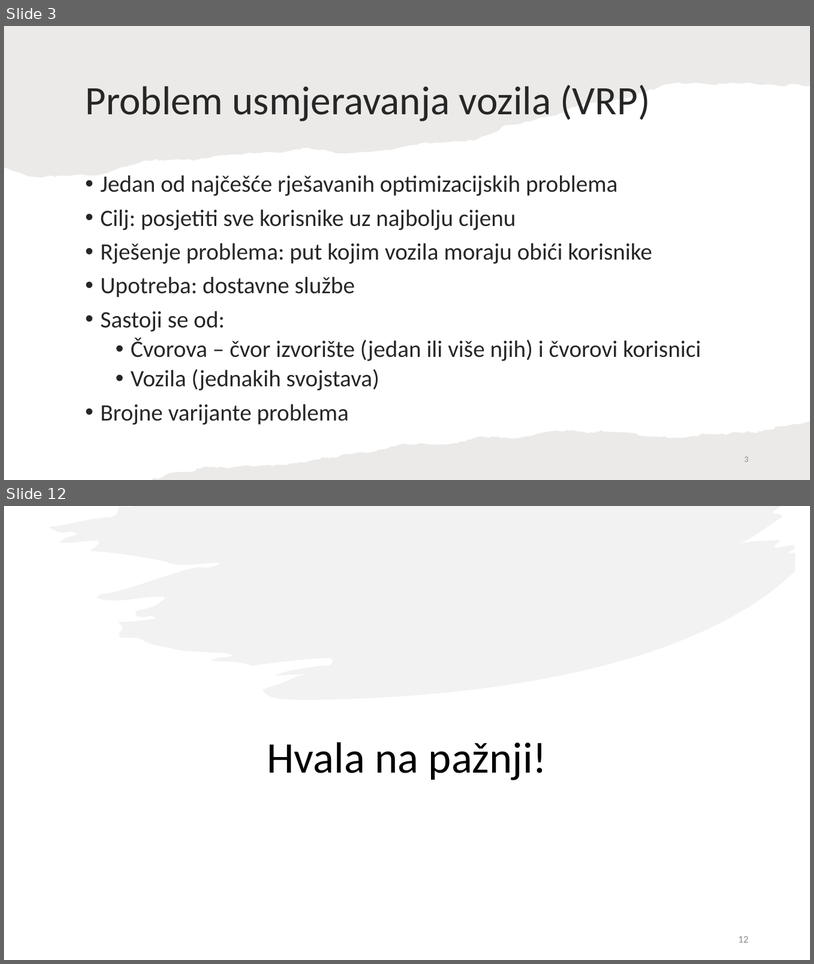
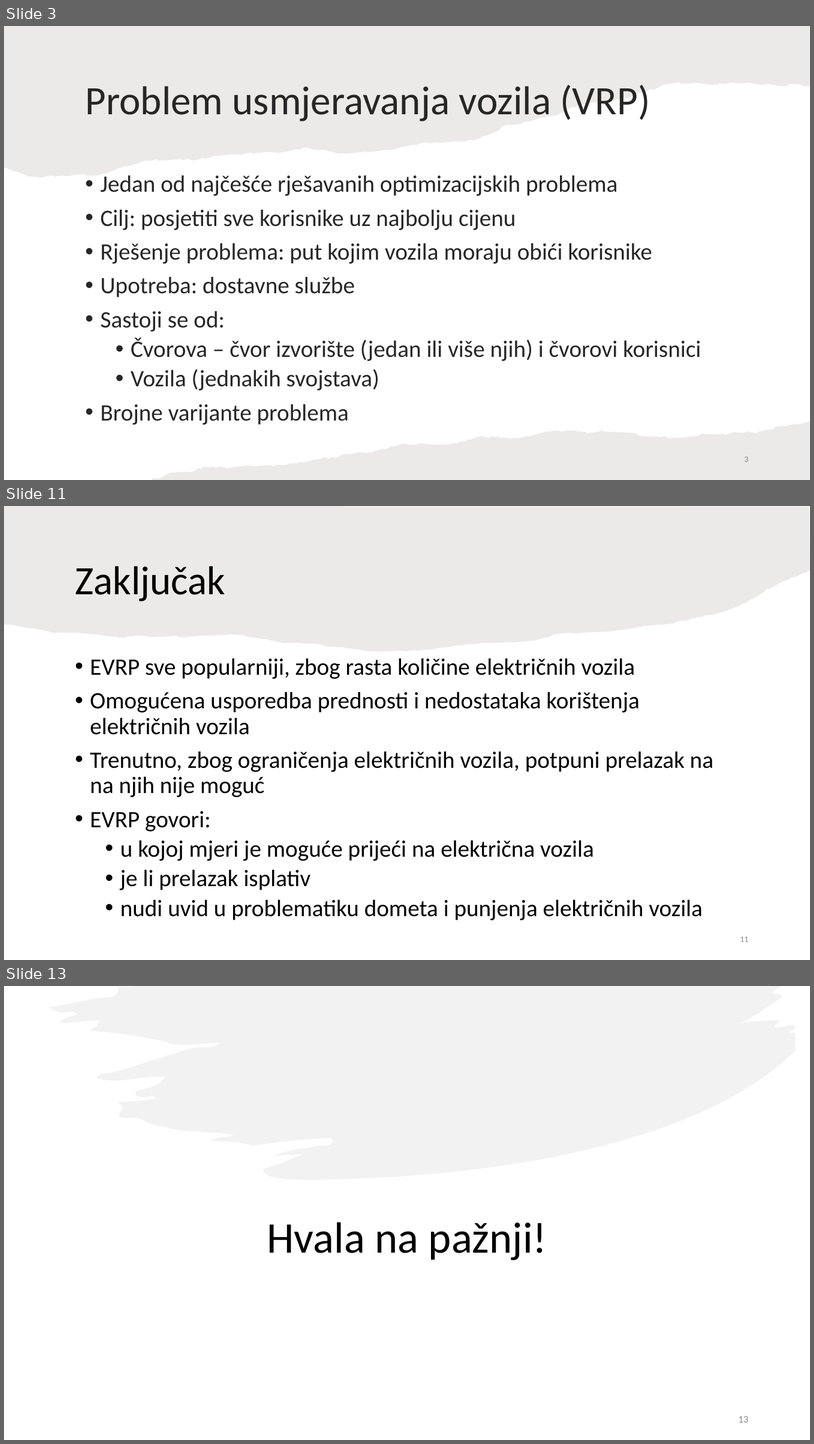
Before and after one commit to TinJukic/Seminar-2, a slide deck: Rješavanje problema usmjeravanja električnih vozila - Tin Jukić.pptx. Shown one above the other, each under a label of ours: slides 3 and 12 before the commit, slides 3, 11 and 13 after it; the slides between them are not shown. The pictures are 814x964 and 814x1444 pixels, drawn with LibreOffice and Linux fonts; fonts in the diff are those of the drawing. Boxes give left, top, right and bottom in pixels: in the first picture for what was removed or moved away, otherwise in the second. Text is boxed around its words. In the diff, an @@ line names an element or a change of style, - is before the commit and + after.

```diff
--- a/Rješavanje problema usmjeravanja električnih vozila - Tin Jukić.pptx
+++ b/Rješavanje problema usmjeravanja električnih vozila - Tin Jukić.pptx
@@ slide 11 added at (4,506,810,960), background #FFFFFF @@
@@ freeform shape added at (4,506,810,652), fill #82766A at 15% opacity @@
@@ title added at (75,566,225,601), 48 pt, text #000000 @@
+Zaključak
@@ text added at (90,658,714,920), 28 pt, text #000000 @@
+• EVRP sve popularniji, zbog rasta količine električnih vozila
+• Omogućena usporedba prednosti i nedostataka korištenja električnih vozila
+• Trenutno, zbog ograničenja električnih vozila, potpuni prelazak na na njih nije moguć
+• EVRP govori:
+  • u kojoj mjeri je moguće prijeći na električna vozila
+  • je li prelazak isplativ
+  • nudi uvid u problematiku dometa i punjenja električnih vozila
@@ page number added at (740,936,749,942), 10 pt, text #8C8C8C @@
+11
@@ what was slide 12 is now slide 13 @@
@@ page number at (738,1416,749,1422): text changed @@
-12
+13
```
Also in this commit, not shown: 8 slides changed, 1 other slide added, 1 slide removed, 2 other files.
